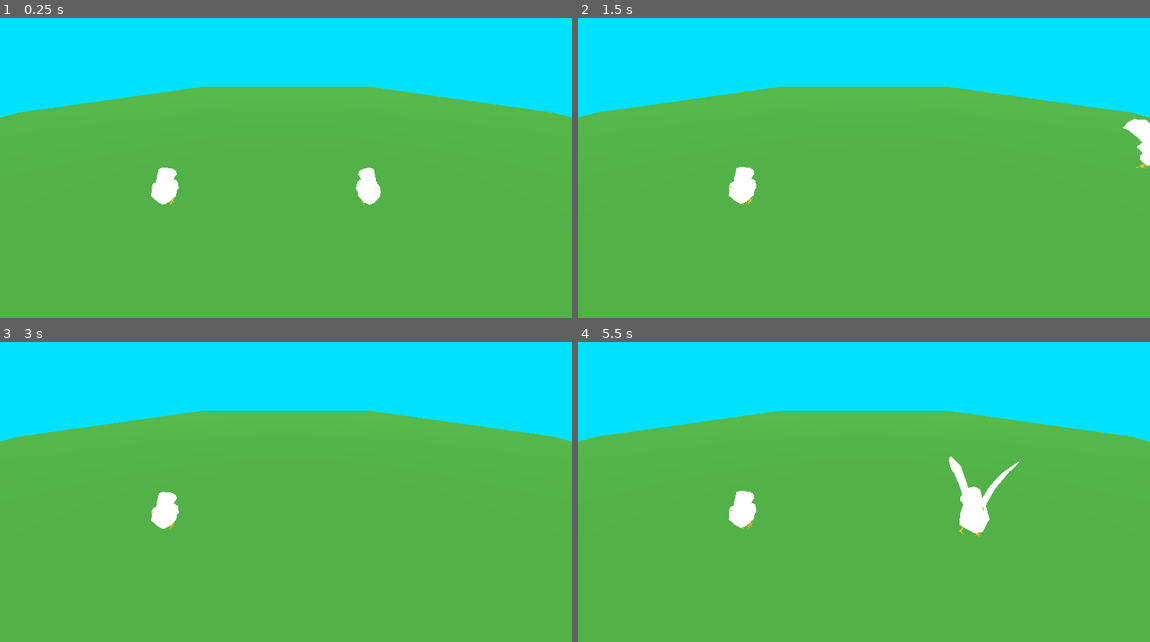
Above: before the commit, frames 1-4 (two rows, left to right).
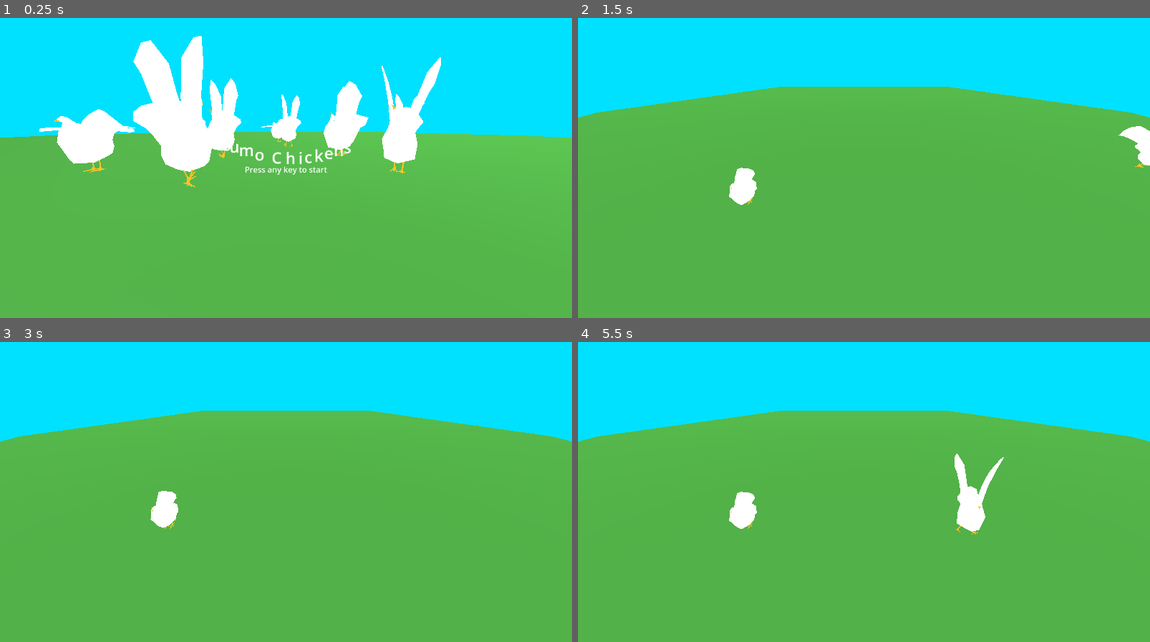
Above: after the commit, the same moments.

Repository: RudyFisher7/sumo_chickens
Game: Godot game, scene res://start_menu.tscn
Same seed, same stepped clock (60 frames per second), same inputs: the game is played once before the commit and once after it. Before the commit the project starts from res://Chicken/chicken_tester_3d.tscn.
Inputs:
- Up to frame 1 (0.25 s): no input
- Up to frame 2 (1.5 s): tap Enter at 0.5 s; hold Right 0.53-1.28 s; hold Down from 1.28 s (still down)
- Up to frame 3 (3 s): release Down at 2.03 s; hold Right 2.03-2.78 s; hold Up from 2.78 s (still down)
- Up to frame 4 (5.5 s): release Up at 3.53 s; hold Left 3.53-5.03 s; hold Down from 5.03 s (still down)

The runs differ from the first frame. In frame 1, 18% of the frame differs, in the area x 0-100%, y 5-63%; in frame 2, 0.3%; in frame 3, less than 0.1%; in frame 4, 0.6%.

Commit message:
made simple start menu

Diff:
--- a/Chicken/running_chicken.gd
+++ b/Chicken/running_chicken.gd
@@ -6,9 +6,9 @@
 
 var _animation_node_playback: AnimationNodeStateMachinePlayback = null
 
-var _direction: Vector3 = Vector3.ZERO
+var _direction := Vector3.ZERO
 var _speed: float = 2.0
-
+var _previous_position := Vector3.ZERO
 
 func _ready() -> void:
 	_animation_node_playback = _animation_tree.get("parameters/playback") as AnimationNodeStateMachinePlayback
@@ -17,7 +17,13 @@
 
 	_direction = Vector3(randf_range(-1.0, 1.0), 0.0, randf_range(-1.0, 1.0))
 	look_at(global_position + _direction, Vector3.UP, true)
+	_previous_position = global_position
 
 
-func _process(delta: float) -> void:
+func _physics_process(delta: float) -> void:
 	translate(_direction * _speed * delta)
+
+	if _previous_position.distance_to(global_position) > 2.0 or global_position.abs() > Vector3(4.0, 4.0, 4.0):
+		_direction = Vector3(randf_range(-1.0, 1.0), 0.0, randf_range(-1.0, 1.0))
+		look_at(global_position + _direction, Vector3.UP, true)
+		_previous_position = global_position
--- a/project.godot
+++ b/project.godot
@@ -11,7 +11,7 @@
 [application]
 
 config/name="Sumo Chickens"
-run/main_scene="res://Chicken/chicken_tester_3d.tscn"
+run/main_scene="res://start_menu.tscn"
 config/features=PackedStringArray("4.1", "GL Compatibility")
 config/icon="res://icon.svg"
 
--- /dev/null
+++ b/start_menu.gd
@@ -0,0 +1,6 @@
+extends Node3D
+
+
+func _input(event: InputEvent) -> void:
+	if event is InputEventKey:
+		get_tree().change_scene_to_file("res://Chicken/chicken_tester_3d.tscn")
--- a/start_menu.tscn
+++ b/start_menu.tscn
@@ -1,10 +1,12 @@
-[gd_scene load_steps=4 format=3 uid="uid://dpjsq66imejsr"]
+[gd_scene load_steps=5 format=3 uid="uid://dpjsq66imejsr"]
 
+[ext_resource type="Script" path="res://start_menu.gd" id="1_1j08u"]
 [ext_resource type="PackedScene" uid="uid://ct5w1381on688" path="res://sky_box.tscn" id="1_3mrb7"]
 [ext_resource type="PackedScene" uid="uid://dufubmy0mkl3t" path="res://arenas/arenas.glb" id="2_bddj6"]
 [ext_resource type="PackedScene" uid="uid://csd8ti2himso2" path="res://Chicken/running_chicken.tscn" id="3_6436y"]
 
 [node name="StartMenu" type="Node3D"]
+script = ExtResource("1_1j08u")
 
 [node name="Control" type="Control" parent="."]
 layout_mode = 3
@@ -42,7 +44,7 @@
 [node name="arenas" parent="." instance=ExtResource("2_bddj6")]
 
 [node name="Camera3D" type="Camera3D" parent="."]
-transform = Transform3D(1, 0, 0, 0, 0.988103, 0.153796, 0, -0.153796, 0.988103, 0, 0.729155, 4.97446)
+transform = Transform3D(1, 0, 0, 0, 0.988103, 0.153796, 0, -0.153796, 0.988103, 0, 0.729155, 6.16426)
 
 [node name="DirectionalLight3D" type="DirectionalLight3D" parent="."]
 transform = Transform3D(0.882349, -0.187401, -0.431673, 0.470596, 0.35137, 0.809369, 0, -0.91729, 0.398221, 0, 0, 0)
@@ -51,6 +53,28 @@
 transform = Transform3D(0.140158, 0, -0.990129, 0, 1, 0, 0.990129, 0, 0.140158, 3.48099, 0, 0)
 
 [node name="RunningChicken2" parent="." instance=ExtResource("3_6436y")]
+transform = Transform3D(1, 0, 0, 0, 1, 0, 0, 0, 1, 0, 0, -0.887754)
 
 [node name="RunningChicken3" parent="." instance=ExtResource("3_6436y")]
-transform = Transform3D(1, 0, 0, 0, 1, 0, 0, 0, 1, -3.06957, 0, 0)
+transform = Transform3D(1, 0, 0, 0, 1, 0, 0, 0, 1, -3.06957, 0, -0.244328)
+
+[node name="RunningChicken4" parent="." instance=ExtResource("3_6436y")]
+transform = Transform3D(1, 0, 0, 0, 1, 0, 0, 0, 1, -1.39545, 0, 1.71343)
+
+[node name="RunningChicken5" parent="." instance=ExtResource("3_6436y")]
+transform = Transform3D(1, 0, 0, 0, 1, 0, 0, 0, 1, 1.18548, 0, 1.57643)
+
+[node name="RunningChicken6" parent="." instance=ExtResource("3_6436y")]
+transform = Transform3D(1, 0, 0, 0, 1, 0, 0, 0, 1, 0, 0, -2.99177)
+
+[node name="RunningChicken7" parent="." instance=ExtResource("3_6436y")]
+transform = Transform3D(1, 0, 0, 0, 1, 0, 0, 0, 1, -5.26315, 0, 0)
+
+[node name="RunningChicken8" parent="." instance=ExtResource("3_6436y")]
+transform = Transform3D(1, 0, 0, 0, 0.999841, 0.0178538, 0, -0.0178538, 0.999841, -2.96933, 0, 2.83763)
+
+[node name="RunningChicken9" parent="." instance=ExtResource("3_6436y")]
+transform = Transform3D(1, 0, 0, 0, 1, 0, 0, 0, 1, 2.21949, 0, 2.92228)
+
+[node name="RunningChicken10" parent="." instance=ExtResource("3_6436y")]
+transform = Transform3D(1, 0, 0, 0, 1, 0, 0, 0, 1, -1.2943, 0, 3.53874)
